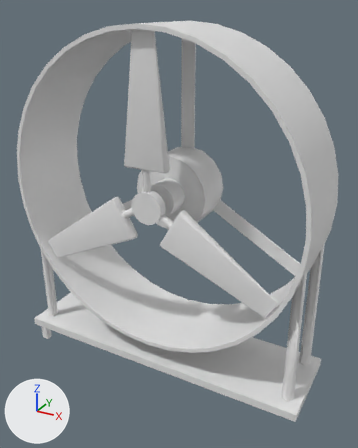
A saved change to the FBX model Assets/Graphics/Models/Tower/Windturm/ventilator.fbx.
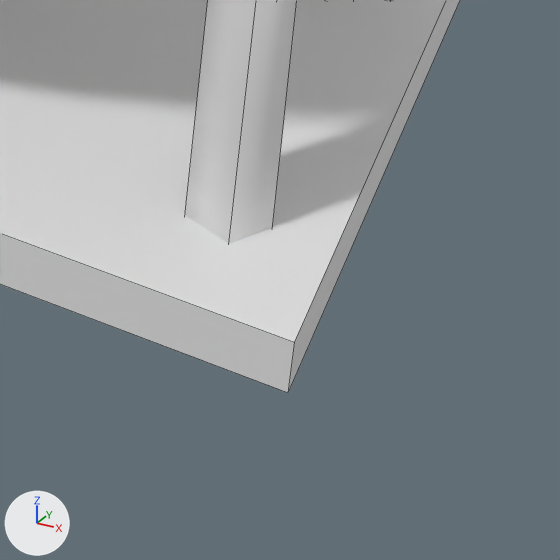
There are two pictures of each version: one whole from a camera (50 mm lens) standing at (2.96, -4.74, 2.19) and looking at (0.14, 0.39, -0.37), one close up on the part from 72% to 93% of the width and 82% to 99% of the height. Every picture has the same lights, and +X, +Y and +Z are marked at lower left. The close-ups show mesh edges as thin lines. Materials are left out; every surface is plain grey. Where no turn or scale is listed for an object, it has been applied to the vertices.

The scene before the commit, as lines of its bpy script (objects in view):
```python
me_mesh = bpy.data.meshes.new('Mesh')
me_mesh.from_pydata(...)  # 1092 vertices, 1209 faces; spans x -2.06..2.03, y -0.21..0.96, z -2.5..2.03
me_mesh.materials.append(mat_mat)
# before: 159 (1.91, -0.13, -2.35), 176 (1.91, 0.89, -2.35), 178 (1.82, 0.89, -2.35), 180 (1.82, -0.13, -2.35)
ob_ventilator = bpy.data.objects.new('Ventilator', me_mesh)
ob_ventilator.location = (0.0, 0.0, 0.0)
```
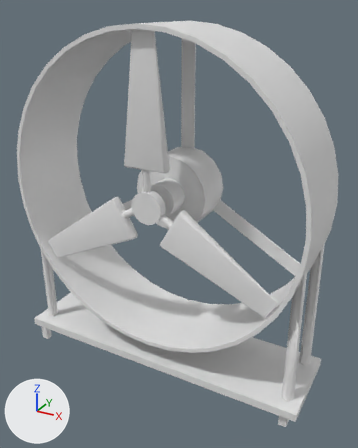
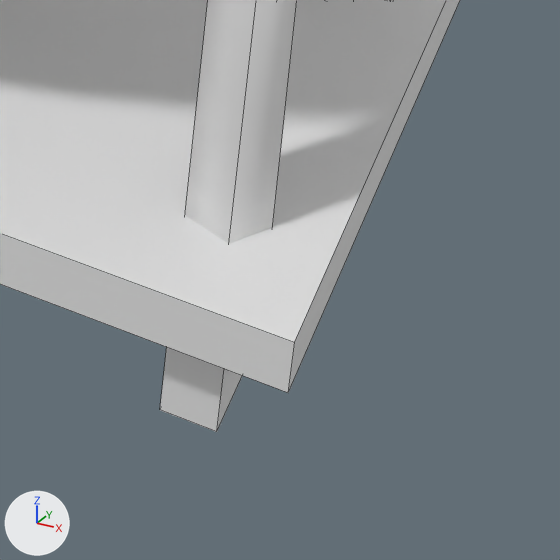
The newer file is also turned or shifted as a whole; pictures and numbers use the older file's frame.

Where the change shows, as pixel boxes (x1, y1, x2, y2) in the close-ups (560 x 560 px; the box of a moved part takes in the faces that stretch with it):
'Ventilator', reshaped
    before: (0, 0, 460, 392)
    after: (0, 0, 460, 432)
part 1 of me_mesh, moved or reshaped (not visible before)
    after: (160, 347, 242, 432)

The change in detail:
me_mesh has 1092 vertices, 1209 faces and spans x -2.06..2.03, y -0.21..0.96, z -2.5..2.03.
me_mesh is used by ob_ventilator; location (0.0, 0.0, 0.0).
Part 1, on me_mesh:
Vertices 159, 176, 178, 180 of me_mesh move by (0.0, 0.0, -0.14).
